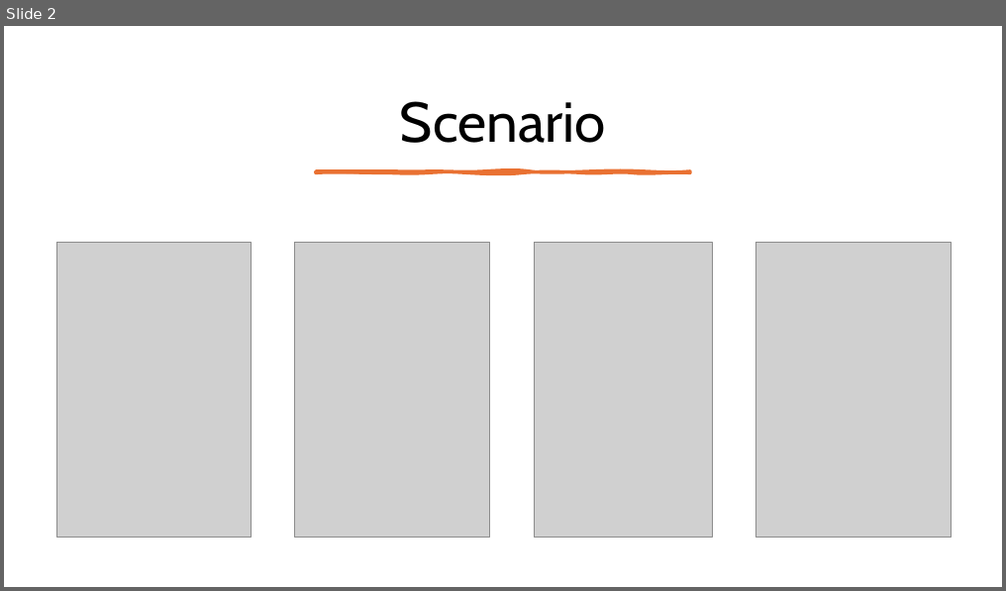
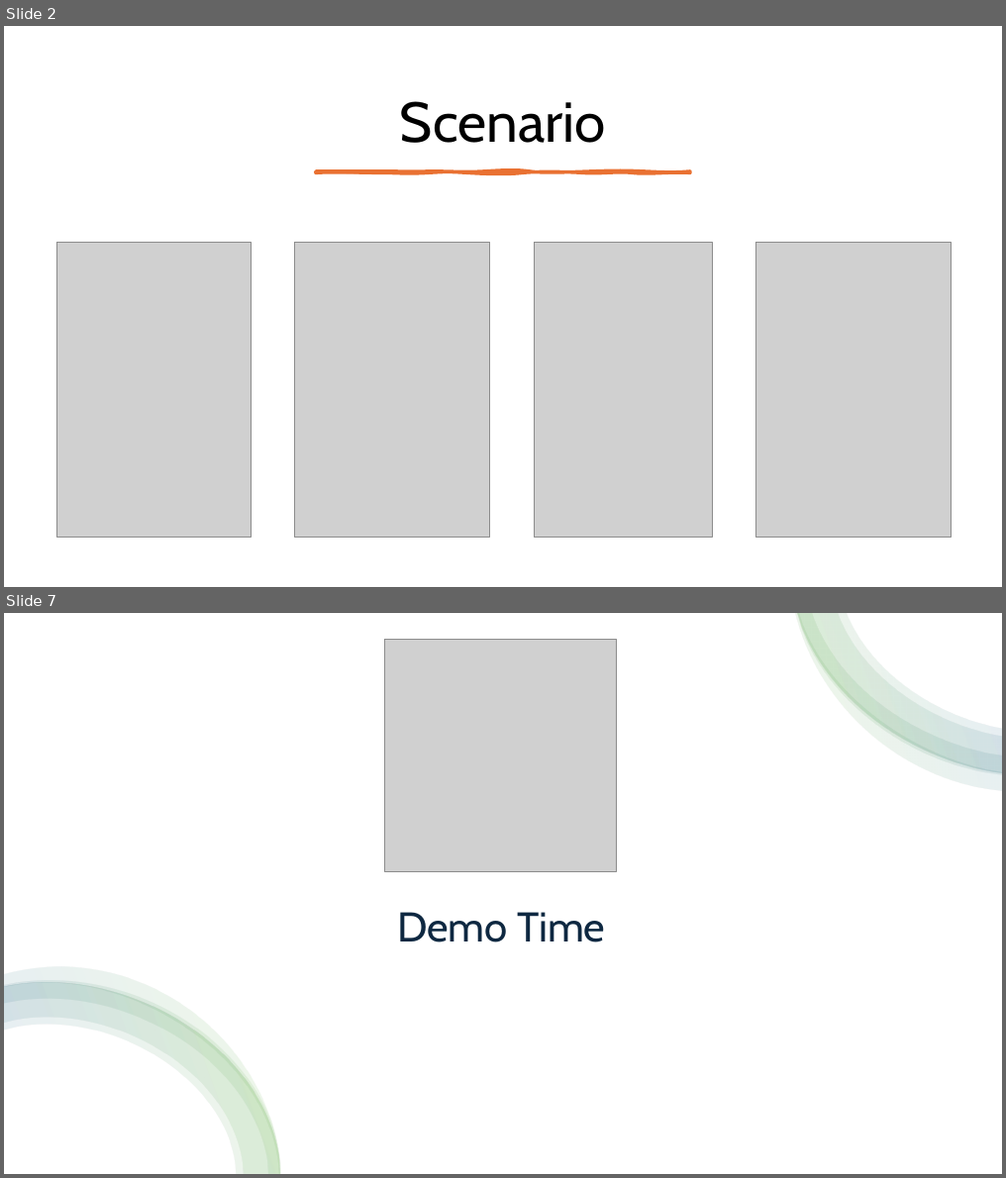
Before and after one commit to IntentPay/intent-pay, a slide deck: doc/ETH Global - IntentPay.pptx. Shown one above the other, each under a label of ours: slide 2 before the commit, slides 2 and 7 after it; the slides between them are not shown. The pictures are 1006x591 and 1006x1178 pixels, drawn with LibreOffice and Linux fonts; fonts in the diff are those of the drawing; grey boxes stand for pictures. Boxes give left, top, right and bottom in pixels: in the first picture for what was removed or moved away, otherwise in the second. Text is boxed around its words. In the diff, an @@ line names an element or a change of style, - is before the commit and + after.

```diff
--- a/doc/ETH Global - IntentPay.pptx
+++ b/doc/ETH Global - IntentPay.pptx
@@ slide 7 added at (4, 613, 1002, 1174), background #FFFFFF @@
@@ rectangle added at (4, 613, 1002, 1174), fill #FFFFFF @@
@@ picture added at (384, 639, 617, 871) @@
@@ group added at (796, 613, 1002, 790): 4 freeform shapes @@
@@ title added at (397, 912, 605, 943), 40 pt, text #0E2841 @@
+Demo Time
@@ group added at (4, 967, 280, 1174): 4 freeform shapes @@
```
Also in this commit, not shown: 6 slides changed, 3 other slides added.
